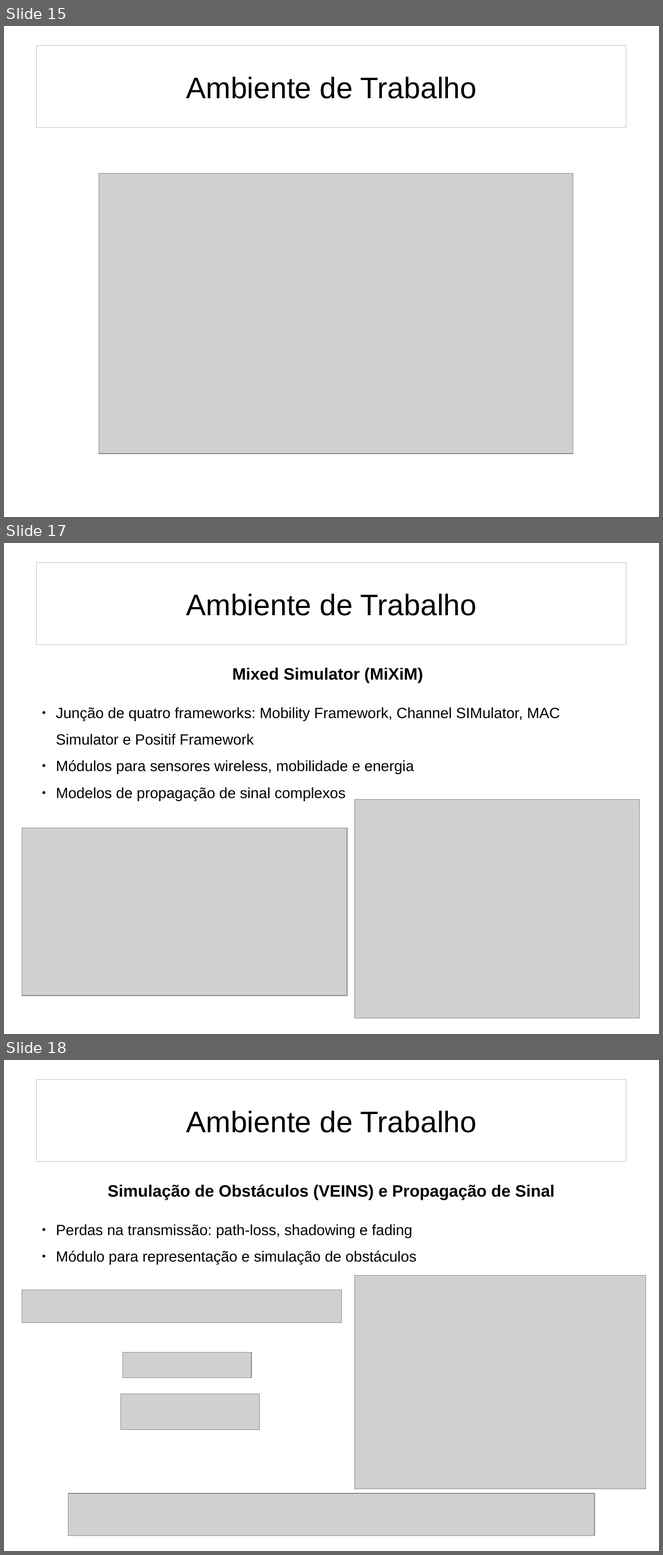
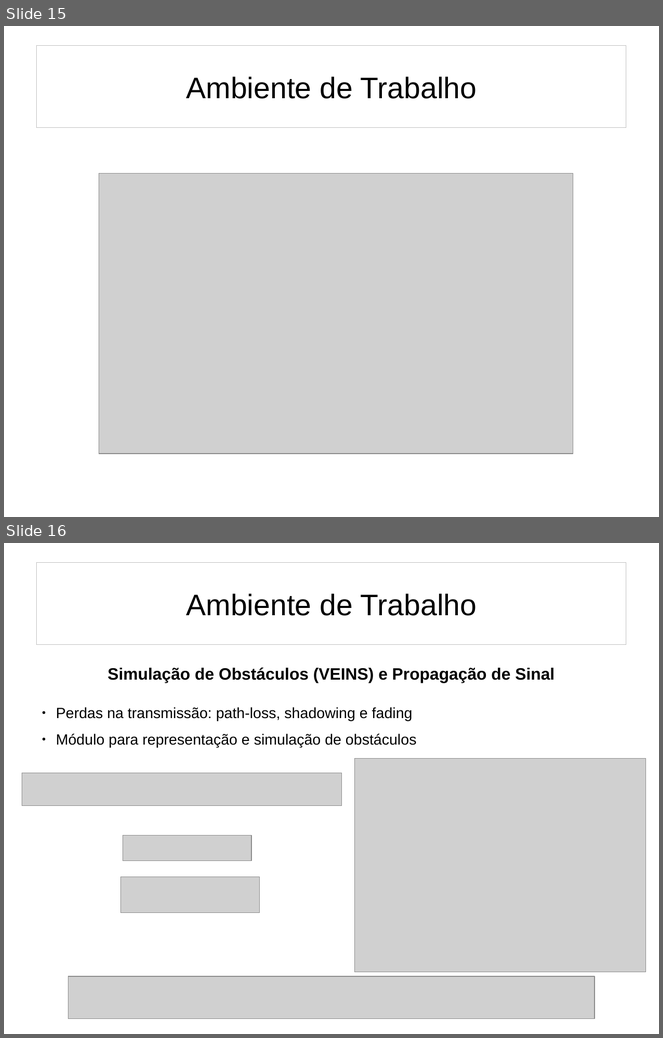
Before and after one commit to mnobrega/Tese, a slide deck: presentation/thesis_presentation.odp. Shown one above the other, each under a label of ours: slides 15, 17 and 18 before the commit, slides 15 and 16 after it; the slides between them are not shown. The pictures are 663x1555 and 663x1038 pixels, drawn with LibreOffice and Linux fonts; fonts in the diff are those of the drawing; grey boxes stand for pictures. Boxes give left, top, right and bottom in pixels: in the first picture for what was removed or moved away, otherwise in the second. Text is boxed around its words. In the diff, an @@ line names an element or a change of style, - is before the commit and + after.

```diff
--- a/presentation/thesis_presentation.odp
+++ b/presentation/thesis_presentation.odp
@@ slide 17 removed at (4,543,659,1034), background #FFFFFF @@
@@ title removed at (37,563,626,645) @@
-Ambiente de Trabalho
@@ text removed at (232,668,423,683) @@
-Mixed Simulator (MiXiM)
@@ text removed at (56,707,560,801) @@
-● Junção de quatro frameworks: Mobility Framework, Channel SIMulator, MAC Simulator e Positif Framework
-● Módulos para sensores wireless, mobilidade e energia
-● Modelos de propagação de sinal complexos
@@ picture removed at (355,800,640,1019) @@
@@ picture removed at (22,828,348,996) @@
@@ what was slide 18 is now slide 16 @@
```
Also in this commit, not shown: 2 other slides removed.
